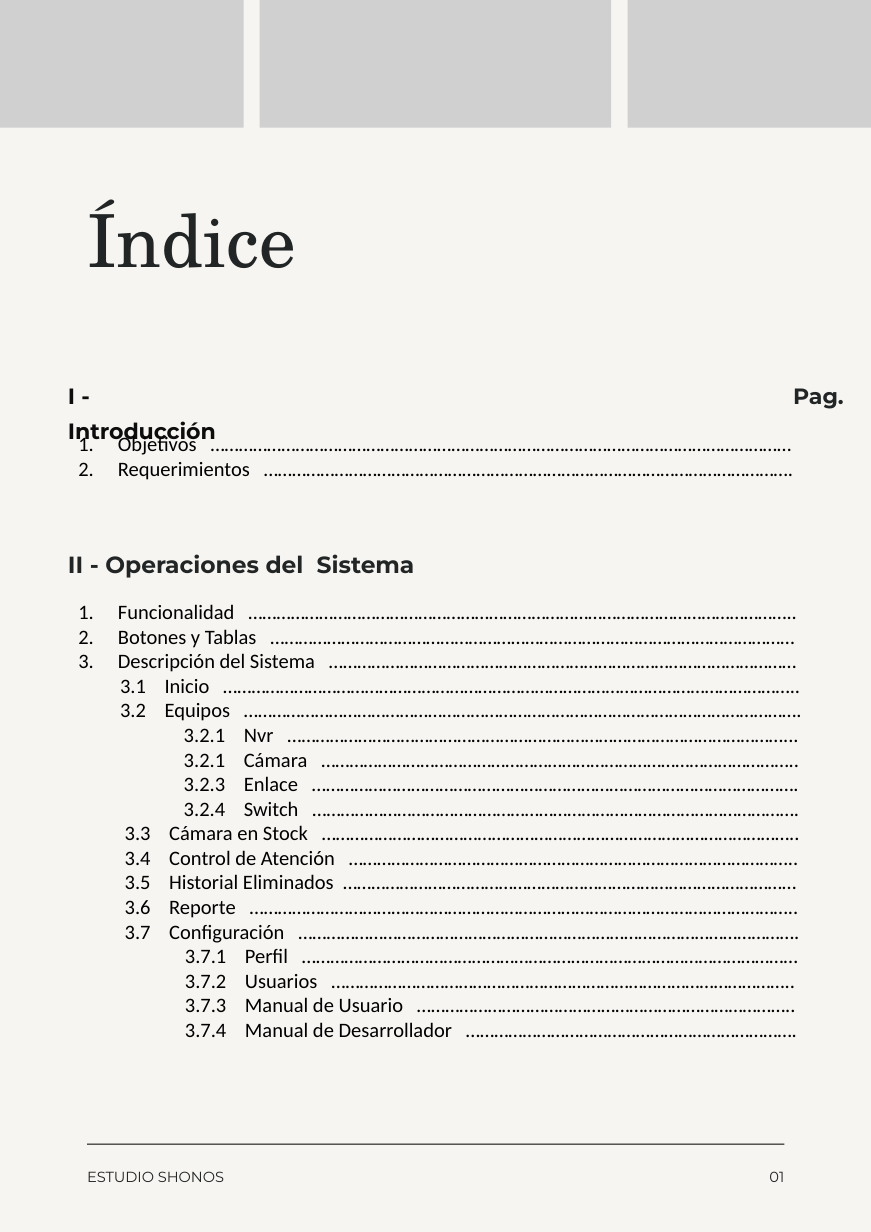
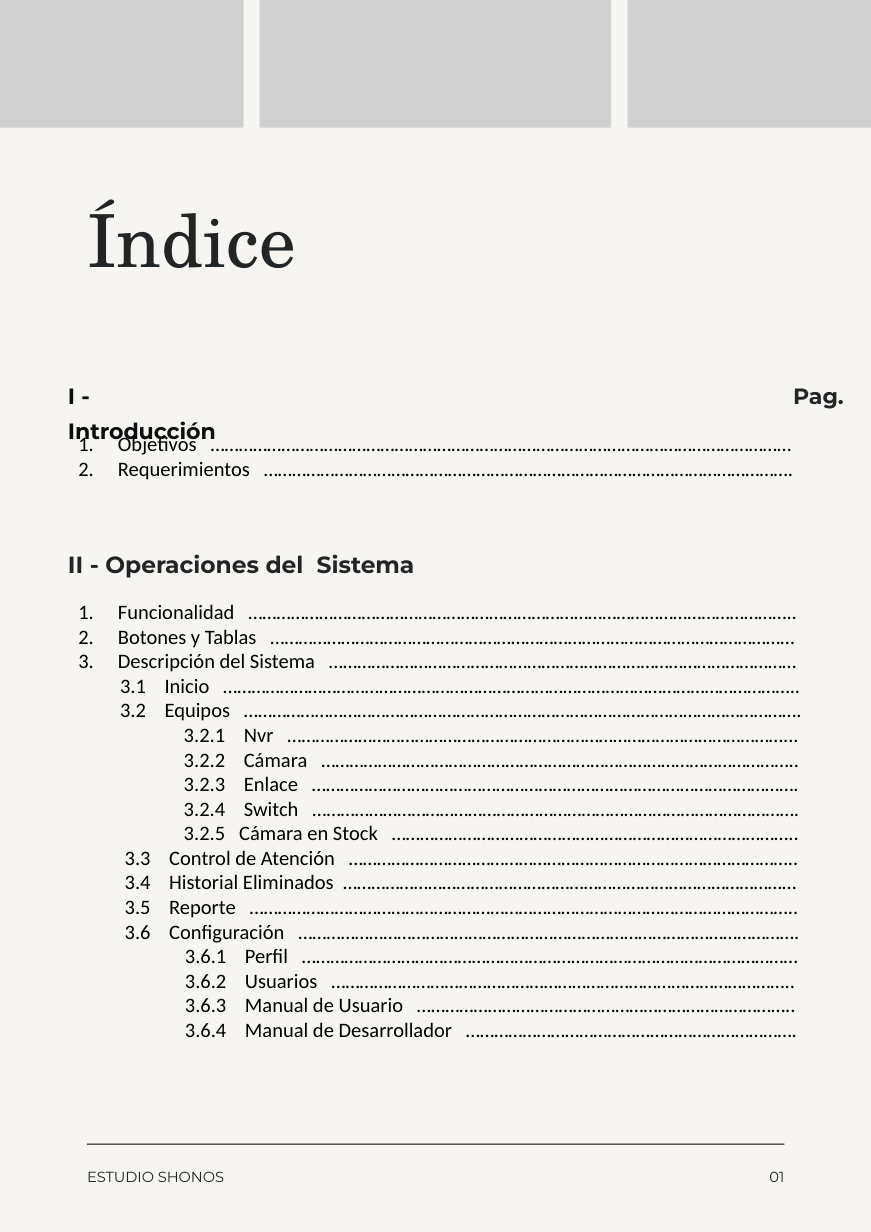
Before and after one commit to moreno-manuel/Pasantia-CVG-FMO, a slide deck: slide 3 of public/files/Documento A4 manual guía de estilos manual identidad visual minimalista rojo.pptx. Drawn at 871x1232 pixels with LibreOffice and Linux fonts; fonts in the diff are those of the drawing; grey boxes stand for pictures. Boxes give left, top, right and bottom in pixels: in the first picture for what was removed or moved away, otherwise in the second. Text is boxed around its words. In the diff, an @@ line names an element or a change of style, - is before the commit and + after.

Commit message:
mejoras en condición de atencion y el manual

```diff
--- a/public/files/Documento A4 manual guía de estilos manual identidad visual minimalista rojo.pptx
+++ b/public/files/Documento A4 manual guía de estilos manual identidad visual minimalista rojo.pptx
@@ text at [184,753,308,767]: text changed @@
-3.2.1 Cámara ………………………………………………………………………………………..
+3.2.2 Cámara ………………………………………………………………………………………..
@@ text at [125,825,452,1037]: text changed @@
-3.3 Cámara en Stock ………………………………………………………………………………………..
-3.4 Control de Atención …………………………………………………………………………………..
-3.5 Historial Eliminados ……………………………………………………………………………………
-3.6 Reporte ……………………………………………………………………………………………………..
-3.7 Configuración …………………………………………………………………………………………….
-3.7.1 Perfil ……………………………………………………………………………………………
-3.7.2 Usuarios ……………………………………………………………………………………..
-3.7.3 Manual de Usuario ……………………………………………………………………..
-3.7.4 Manual de Desarrollador …………………………………………………………….
+3.2.5 Cámara en Stock …………………………………………………………………………..
+3.3 Control de Atención …………………………………………………………………………………..
+3.4 Historial Eliminados ……………………………………………………………………………………
+3.5 Reporte ……………………………………………………………………………………………………..
+3.6 Configuración …………………………………………………………………………………………….
+3.6.1 Perfil ……………………………………………………………………………………………
+3.6.2 Usuarios ……………………………………………………………………………………..
+3.6.3 Manual de Usuario ……………………………………………………………………..
+3.6.4 Manual de Desarrollador …………………………………………………………….
```
Also in this commit, not shown: 10 other slides changed, 4 slides added, 7 other files.
